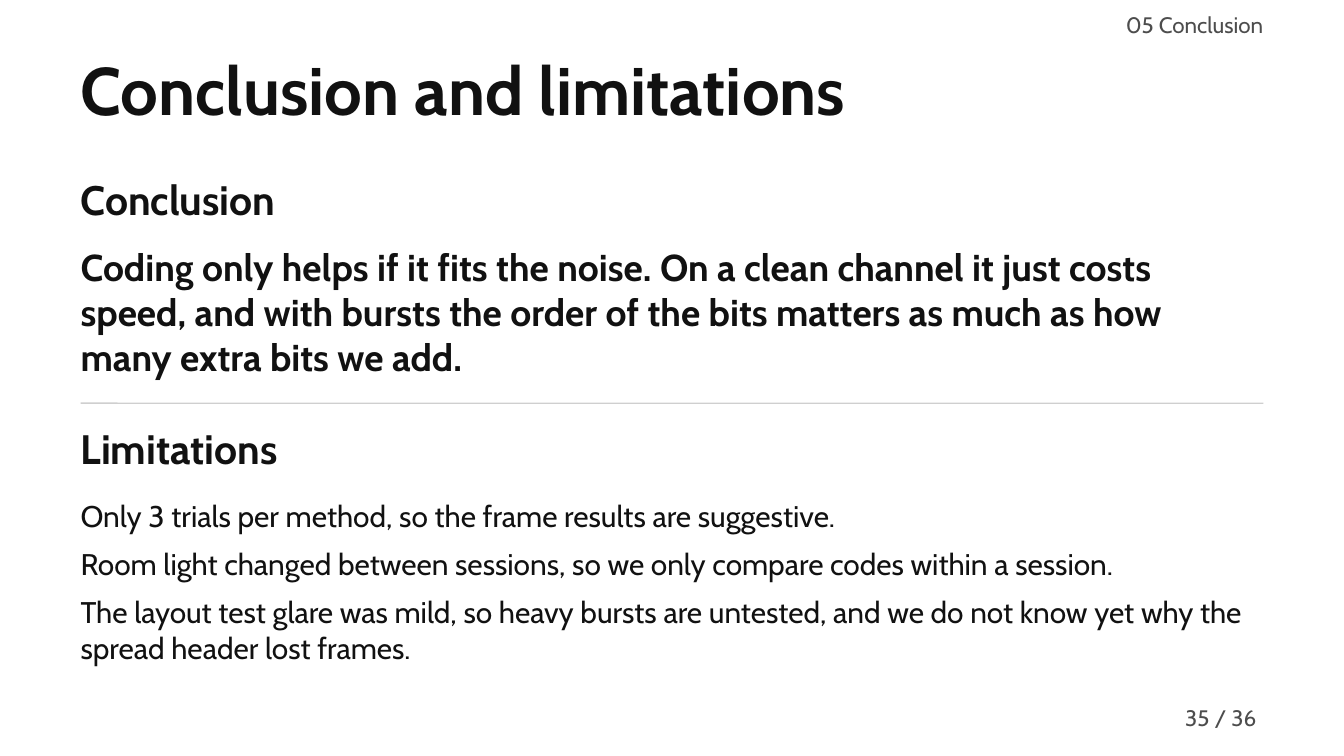
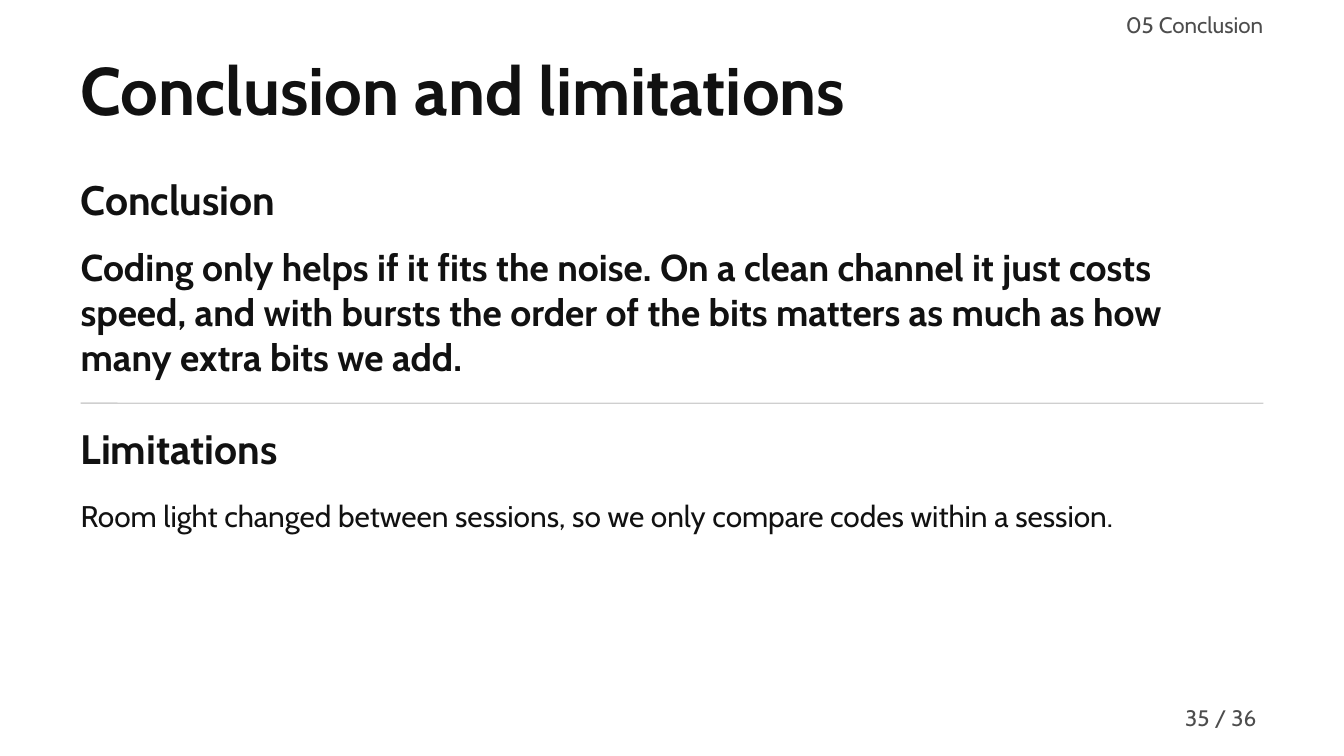
Before and after one commit to MuhammadMaazA/SamplingCW, a slide deck: slide 35 of presentation/gridlink-presentation.pptx. Drawn at 1344x756 pixels with LibreOffice and Linux fonts; fonts in the diff are those of the drawing. Boxes give left, top, right and bottom in pixels: in the first picture for what was removed or moved away, otherwise in the second. Text is boxed around its words. In the diff, an @@ line names an element or a change of style, - is before the commit and + after.

```diff
--- a/presentation/gridlink-presentation.pptx
+++ b/presentation/gridlink-presentation.pptx
@@ text "Room light changed between sessions, ...": place and size @@
-text "Room light changed between sessions, ..." at bbox=[81, 552, 1113, 582]
+text "Room light changed between sessions, ..." at bbox=[81, 504, 1113, 533]
@@ text removed at bbox=[81, 504, 835, 533] @@
-Only 3 trials per method, so the frame results are suggestive.
@@ text removed at bbox=[81, 600, 1241, 666] @@
-The layout test glare was mild, so heavy bursts are untested, and we do not know yet why the spread header lost frames.
```
Also in this commit, not shown: 1 other slide changed, 4 other files.
